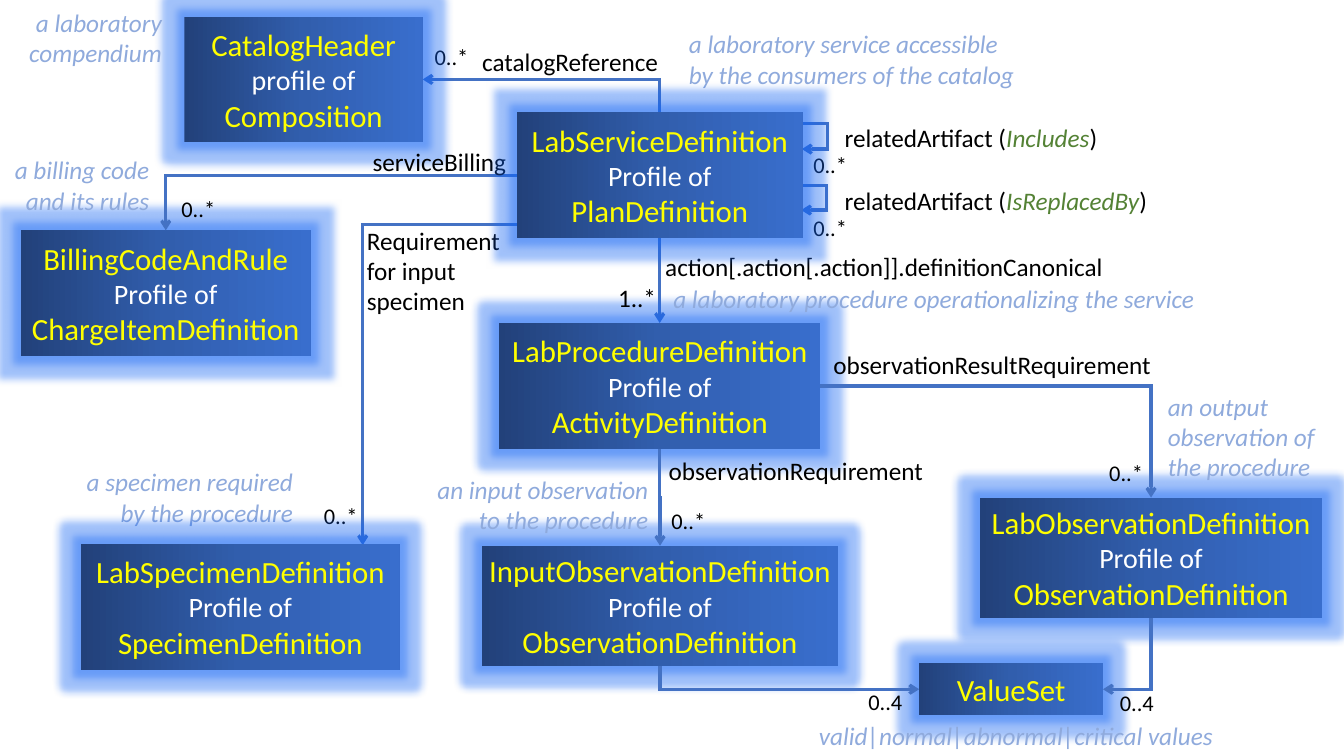
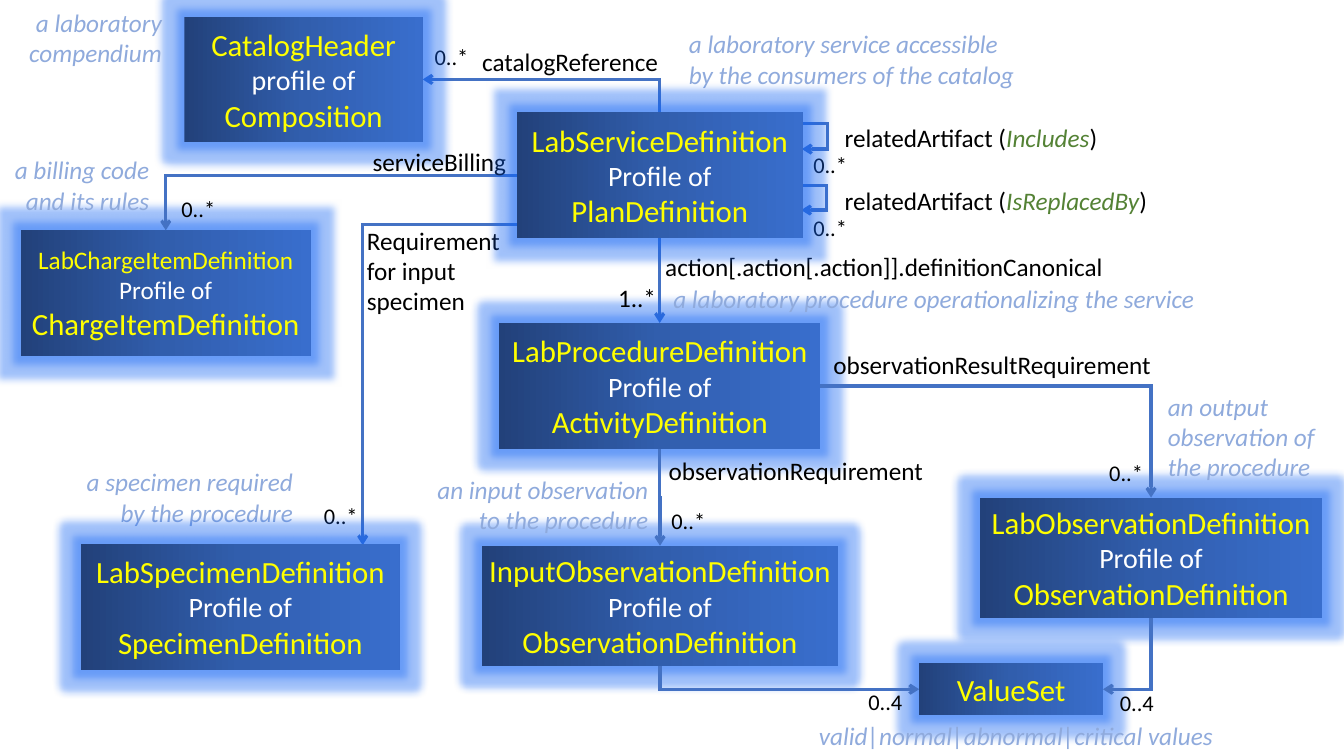
Before and after one commit to HL7/fhir-order-catalog, a slide deck: slide 1 of input/images-source/LabCompendium.pptx. Drawn at 1344x756 pixels with LibreOffice and Linux fonts; fonts in the diff are those of the drawing. Boxes give left, top, right and bottom in pixels: in the first picture for what was removed or moved away, otherwise in the second. Text is boxed around its words. In the diff, an @@ line names an element or a change of style, - is before the commit and + after.

Commit message:
One profile name erroneous in the lab catalog big picture

```diff
--- a/input/images-source/LabCompendium.pptx
+++ b/input/images-source/LabCompendium.pptx
@@ text in rectangle at [38,249,293,276]: text changed; size 22 to 18 pt @@
-BillingCodeAndRule
+LabChargeItemDefinition
@@ text in rectangle at [32,281,299,343]: size 20 to 18 pt in "Profile of" @@
```
Also in this commit, not shown: 1 other file.
